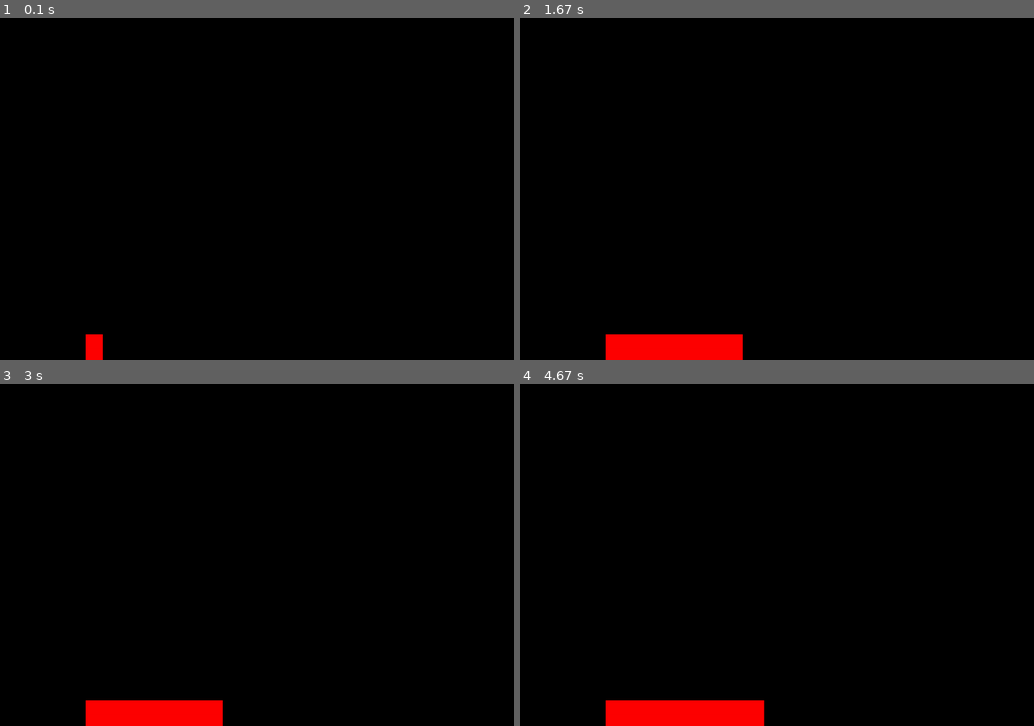
Above: before the commit, frames 1-4 (two rows, left to right).
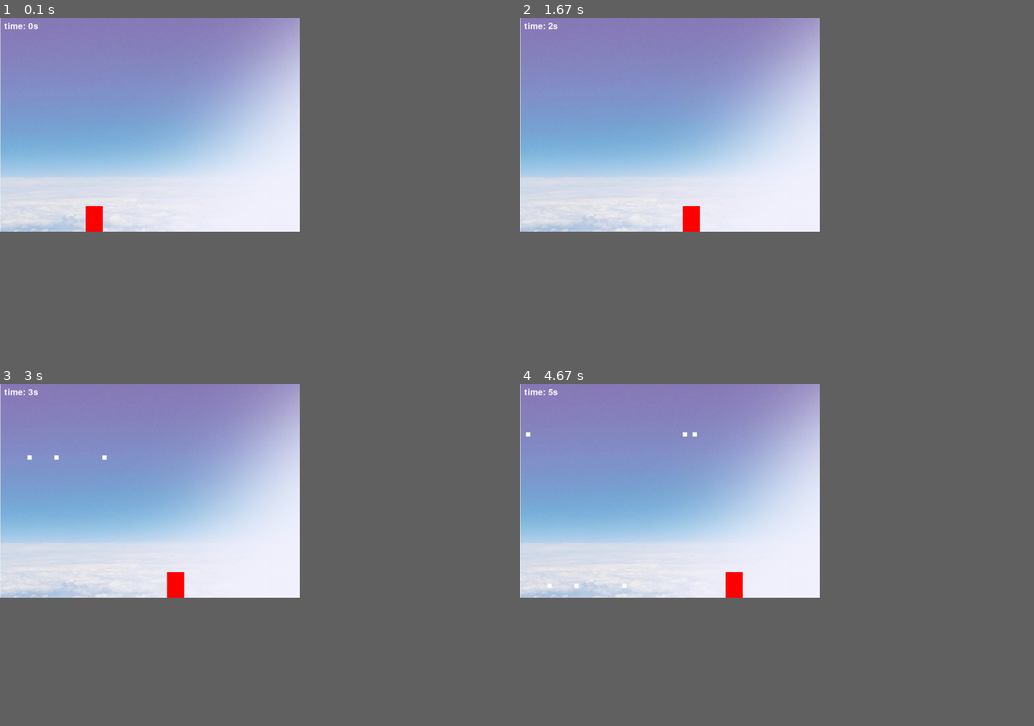
Above: after the commit, the same moments.

Repository: minhduc1222/pygame_starter
Game: pygame game, started from main.py
Same seed, same stepped clock (60 frames per second), same inputs: the game is played once before the commit and once after it.
Inputs:
- Up to frame 1 (0.1 s): no input
- Up to frame 2 (1.67 s): hold Right 0.33-0.8 s; hold Right 0.83-1.3 s; hold Left from 1.33 s (still down)
- Up to frame 3 (3 s): release Left at 1.87 s; hold Left 1.9-2.3 s; hold Right 2.33-2.97 s
- Up to frame 4 (4.67 s): hold Left 3-3.47 s; hold Right 3.5-3.97 s; hold Right 4-4.47 s; hold Left from 4.5 s (still down)
In our replay, the window is 900x600 before the commit and 525x375 after it. These sizes can differ from the game's own. Grey fills any space a smaller window leaves; there, only what the larger window draws over its background counts as a difference.

The runs differ from the first frame. In frame 1, 37% of the frame differs, in the area x 0-59%, y 0-100%; in frame 2, 38%; in frame 3, 38%; in frame 4, 39%.

Commit message:
first starter project

Diff:
--- a/main.py
+++ b/main.py
@@ -1,21 +1,31 @@
 import pygame
 import time
 import random
+pygame.font.init()
 
-WIDTH, HEIGHT = 1200, 800
+WIDTH, HEIGHT = 700, 500
 WIN = pygame.display.set_mode((WIDTH, HEIGHT))
 pygame.display.set_caption("Space-man")
 
-# BG = pygame.image.load("yellow-diagonal-geometric-striped-background-with-halftone-detailed_1409-1451.jpeg")
+BG = pygame.image.load("Background-clouds.jpg")
 
 PLAYER_WIDTH = 40
 PLAYER_HEIGHT = 60
 PLAYER_VEL = 5
+STAR_WIDTH = 10
+STAR_HEIGHT = 10
+FONT = pygame.font.SysFont("comicsmas", 30)
+STAR_VEL = 3
 
-def draw(player):
-    # WIN.blit(BG, (0,0))
+def draw(player, elapsed_time, stars):
+    WIN.blit(BG, (0,0))
 
+    time_text = FONT.render(f"time: {round(elapsed_time)}s", 1, "white")
+    WIN.blit(time_text, (10, 10))
     pygame.draw.rect(WIN, (255, 0, 0), player)
+
+    for star in stars:
+        pygame.draw.rect(WIN, "white", star)
 
     pygame.display.update()
 
@@ -24,10 +34,30 @@
 
     player = pygame.Rect(200, HEIGHT - PLAYER_HEIGHT, PLAYER_WIDTH, PLAYER_HEIGHT)
 
-    clock = pygame.time.Clock() # set the speed to be the same regardless of computer type,..
+    clock = pygame.time.Clock() # create a clock object
+
+    start_time = time.time()
+
+    elapsed_time = 0
+
+    star_add_increment = 2000
+    star_count = 0
+
+    stars = []
+    hit = False
 
     while run:
-        clock.tick(60) # only run 60 times per sec
+        star_count += clock.tick(60)
+        elapsed_time = time.time() - start_time
+
+        if star_count > star_add_increment:
+            for _ in range(3):
+                star_x = random.randint(0, WIDTH - STAR_WIDTH)
+                star = pygame.Rect(star_x, -STAR_HEIGHT, STAR_WIDTH, STAR_HEIGHT)
+                stars.append(star)
+
+            star_add_increment = max(200, star_add_increment - 50)
+            star_count = 0
 
         for event in pygame.event.get():
             if event.type == pygame.QUIT:
@@ -40,7 +70,16 @@
         if keys[pygame.K_RIGHT] and player.x + PLAYER_VEL + player.width <= WIDTH:
             player.x += PLAYER_VEL
 
-        draw(player)
+        for star in stars[:]:
+            star.y += STAR_VEL
+            if star.y > HEIGHT:
+                stars.remove(star)
+
+            elif star.y >= player.y and star.colliderect(player):
+                stars.remove(star)
+                hit = True
+                break
+        draw(player, elapsed_time, stars)
 
     pygame.quit()
 
--- a/main_test.py
+++ /dev/null
@@ -1,50 +0,0 @@
-import pygame
-import os
-import time
-import random
-
-pygame.init()
-
-WIDTH, HEIGHT = 1200, 800
-WIN = pygame.display.set_mode((WIDTH, HEIGHT))
-pygame.display.set_caption("Space-man")
-
-
-PLAYER_WIDTH = 40
-PLAYER_HEIGHT = 60
-PLAYER_VEL = 5
-
-BG = pygame.image.load(os.path.join("Roblox", "RobloxScreenShot20240110_205751495"))
-
-def draw(player):
-    WIN.blit(BG, (0, 0)) # copy the image surface object to the display surface
-    pygame.draw.rect(WIN, (255, 0, 0), player)
-    pygame.display.update()
-
-def main():
-    run = True
-
-    player = pygame.Rect(200, HEIGHT - PLAYER_HEIGHT, PLAYER_WIDTH, PLAYER_HEIGHT)
-
-    clock = pygame.time.Clock()
-
-    while run:
-        clock.tick(60)
-
-        for event in pygame.event.get():
-            if event.type == pygame.QUIT:
-                run = False
-                break
-
-        keys = pygame.key.get_pressed()
-        if keys[pygame.K_LEFT] and player.x - PLAYER_VEL >= 0:
-            player.x -= PLAYER_VEL
-        if keys[pygame.K_RIGHT] and player.x + PLAYER_VEL + player.width <= WIDTH:
-            player.x += PLAYER_VEL
-
-        draw(player)
-
-    pygame.quit()
-
-if __name__ == "__main__":
-    main()
--- a/test.py
+++ b/test.py
@@ -1,26 +1,8 @@
-import sys, pygame
-from pygame.locals import *
-import os
-pygame.init()
+import pygame
 
-size = width, height = 320, 240
-speed = [2,2]
-black = 0, 0, 0
-screen = pygame.display.set_mode(size) # create a graphical window
+WIDTH = 800
+HEIGHT = 500
+game_sur = pygame.display.set_mode((WIDTH, HEIGHT))
+game_cap = pygame.display.set_caption("a game")
 
-ball = pygame.image.load(os.path.join('pygame', 'yellow-diagonal-geometric-striped-background-with-halftone-detailed_1409-1451.gif'))
-ballrect = ball.get_rect()
-
-while True:
-    for event in pygame.event.get():
-        if event.type == pygame.QUIT: sys.exit()
-
-    ballrect = ballrect.move(speed)
-    if ballrect.left < 0 or ballrect.right > width:
-        speed[0] = -speed[0]
-    if ballrect.top < 0 or ballrect.bottom > height:
-        speed[1] = -speed[1]
-
-    screen.fill(black)
-    screen.blit(ball, ballrect)
-    pygame.display.flip()
+sur_sample = pygame.display.get_surface()
--- a/test1.py
+++ /dev/null
@@ -1,3 +0,0 @@
-A = 5
-A = 4
-print(A)
Binary file added: Background-clouds.jpg
Binary file removed: yellow-diagonal-geometric-striped-background-with-halftone-detailed_1409-1451.gif
Binary file removed: yellow-diagonal-geometric-striped-background-with-halftone-detailed_1409-1451.jpeg
Binary file removed: yellow-diagonal-geometric-striped-background-with-halftone-detailed_1409-1451.png
Not shown, removed: yellow_background.avif
